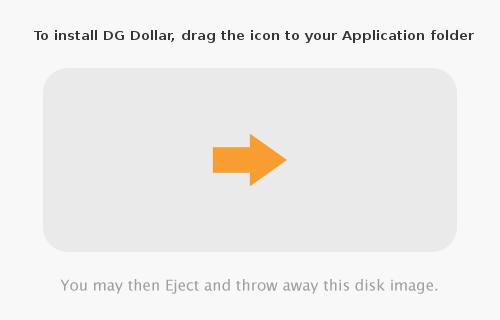
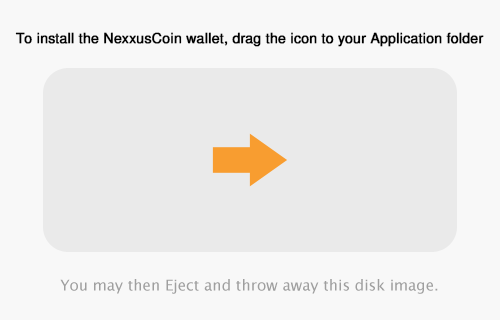
Layered file, before and after one edit (500×320). Changes by layer:
added layer "To install the NexxusCoin wallet, drag the icon to your Applica" above "To install the Nexxuscoin Wallet, drag the..." over <box>15,32,484,47</box>
renamed "To install DG Dollar, drag the..." to "To install the Nexxuscoin Wallet, drag the...", hid it over <box>34,30,474,43</box>
